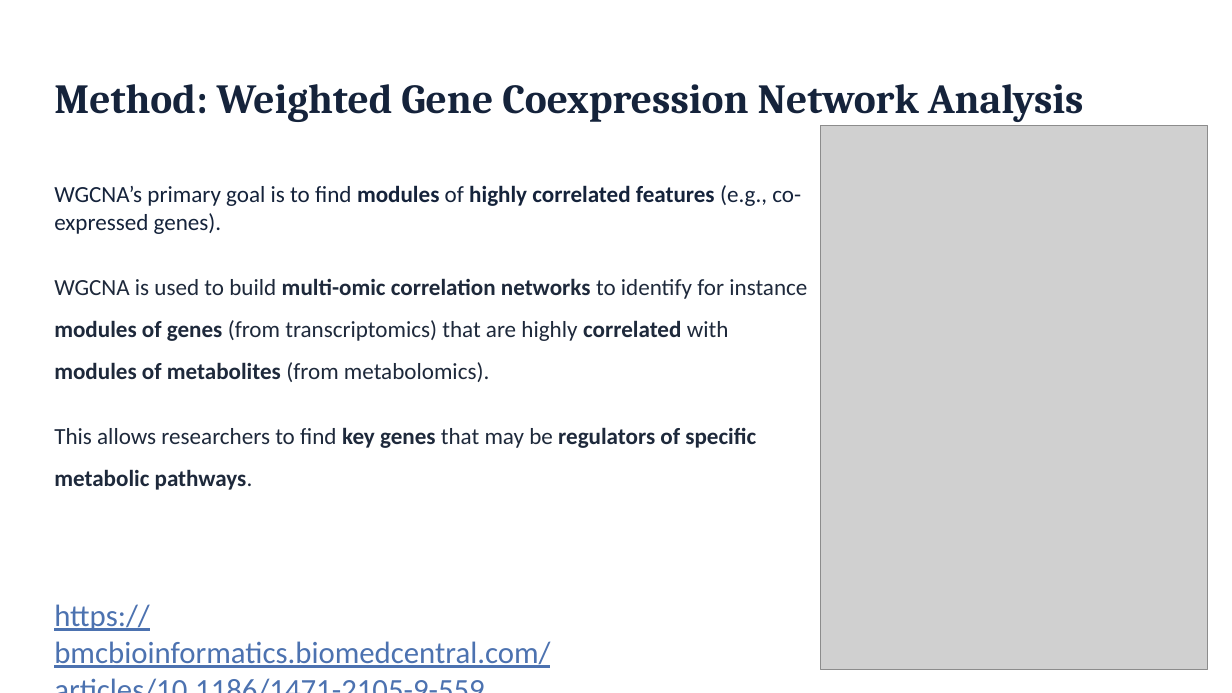
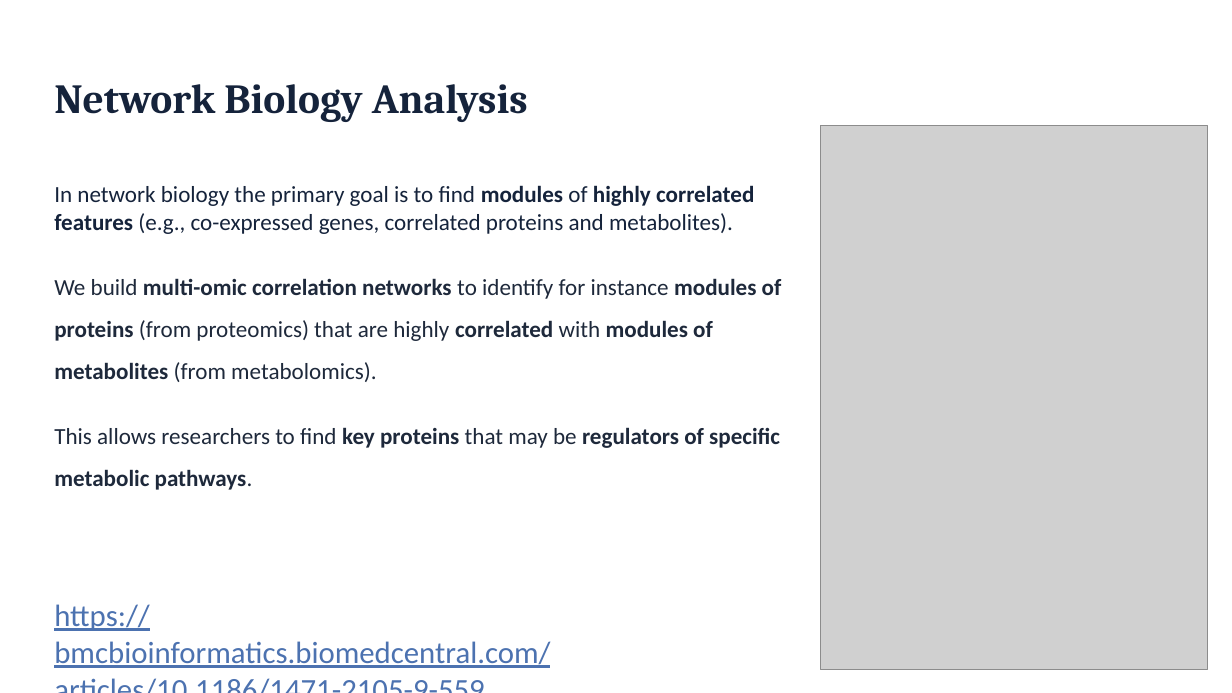
Before and after one commit to biosustain/dsp_multiomics_workshop, a slide deck: slide 26 of slides/01_workshop_introduction.pptx (slide 27 before the commit). Drawn at 1232x693 pixels with LibreOffice and Linux fonts; fonts in the diff are those of the drawing; grey boxes stand for pictures. Boxes give left, top, right and bottom in pixels: in the first picture for what was removed or moved away, otherwise in the second. Text is boxed around its words. In the diff, an @@ line names an element or a change of style, - is before the commit and + after.

```diff
--- a/slides/01_workshop_introduction.pptx
+++ b/slides/01_workshop_introduction.pptx
@@ title at [54, 84, 528, 122]: text changed @@
-Method: Weighted Gene Coexpression Network Analysis
+Network Biology Analysis
@@ text at [54, 185, 782, 490]: text changed @@
-WGCNA’s primary goal is to find modules of highly correlated features (e.g., co-expressed genes).
-WGCNA is used to build multi-omic correlation networks to identify for instance modules of genes (from transcriptomics) that are highly correlated with modules of metabolites (from metabolomics).
-This allows researchers to find key genes that may be regulators of specific metabolic pathways.
+In network biology the primary goal is to find modules of highly correlated features (e.g., co-expressed genes, correlated proteins and metabolites).
+We build multi-omic correlation networks to identify for instance modules of proteins (from proteomics) that are highly correlated with modules of metabolites (from metabolomics).
+This allows researchers to find key proteins that may be regulators of specific metabolic pathways.
```
Also in this commit, not shown: 9 other slides changed, 1 slide removed.
